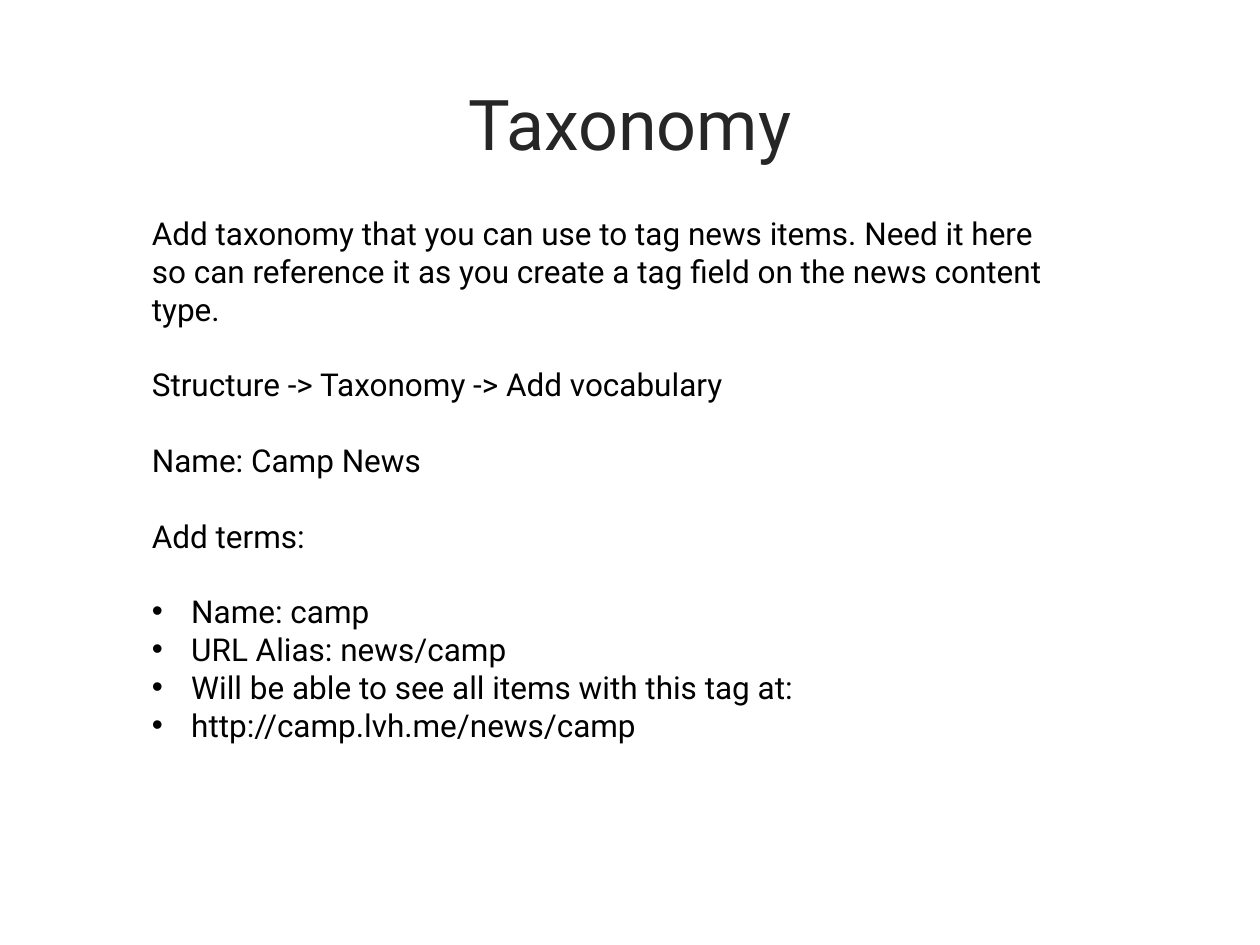
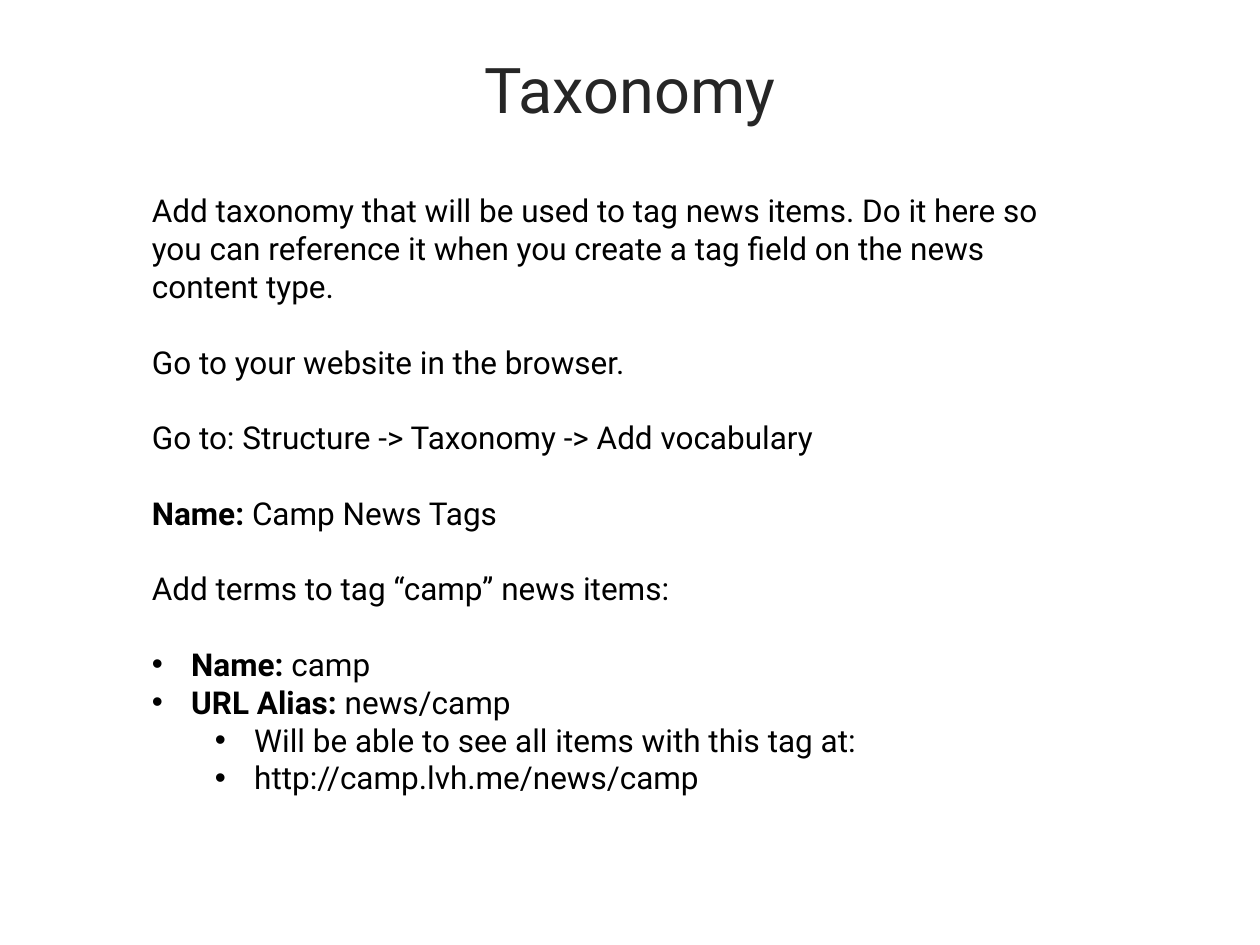
Before and after one commit to ebanford/news-features-start, a slide deck: slide 12 of FeedsDemoPresentation.pptx (slide 11 before the commit). Drawn at 1260x945 pixels with LibreOffice and Linux fonts; fonts in the diff are those of the drawing; background and template pictures are left out. Boxes give left, top, right and bottom in pixels: in the first picture for what was removed or moved away, otherwise in the second. Text is boxed around its words. In the diff, an @@ line names an element or a change of style, - is before the commit and + after.

```diff
--- a/FeedsDemoPresentation.pptx
+++ b/FeedsDemoPresentation.pptx
@@ title "Taxonomy" at [485,68,776,127]: size 40 to 36 pt @@
@@ text "Add taxonomy that will be ...": place and size @@
-text "Add taxonomy that will be ..." at [152,221,1041,744]
+text "Add taxonomy that will be ..." at [152,198,1037,796]
@@ text at [152,198,1037,607]: text changed @@
-Add taxonomy that you can use to tag news items. Need it here so can reference it as you create a tag field on the news content type.
-Structure -> Taxonomy -> Add vocabulary
-Name: Camp News
-Add terms:
+Add taxonomy that will be used to tag news items. Do it here so you can reference it when you create a tag field on the news content type.
+Go to your website in the browser.
+Go to: Structure -> Taxonomy -> Add vocabulary
+Name: Camp News Tags
+Add terms to tag “camp” news items:
@@ text at [191,653,856,796]: bold on in "Name:", "URL Alias:"; list level 1 to 2 in "Will be able to see ..."; list level 1 to 2 in "http://camp.lvh.me/news/camp" @@
```
Also in this commit, not shown: 32 other slides changed, 2 slides added, 5 slides removed, 1 other file.
